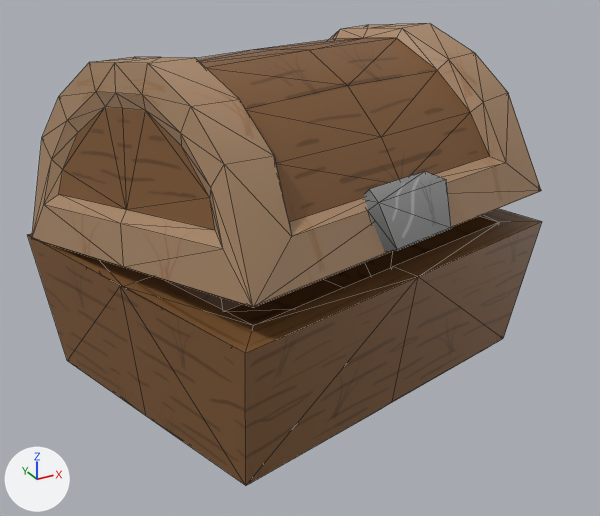
The FBX model Major Production - Team 1 Project - AIE/Assets/Models/chest/obj_chest_scare.fbx, before and after one commit.
The view is the same before and after, from a 50 mm lens placed at (-0.489, -0.722, 0.622), pointed at (0.017, 0.199, 0.162). The lights are fixed; the arrows at lower left show +X, +Y and +Z. Mesh edges are drawn as thin lines.

The first picture shows 'geo_chestBottom', 'geo_chestTop'.
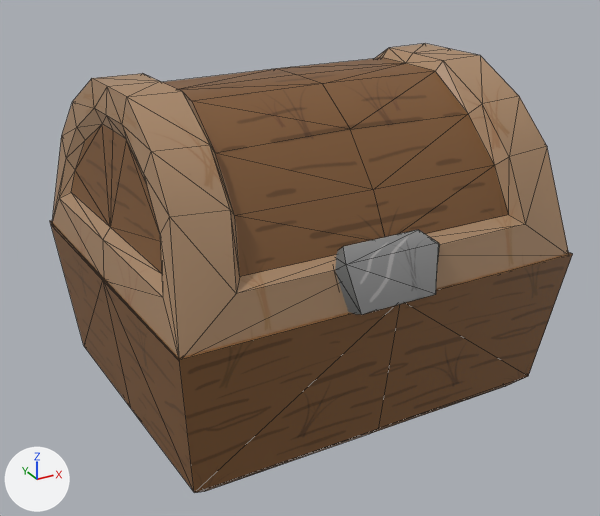
ob_grp_chest is not drawn itself; it is the parent of ob_geo_chestbottom, ob_geo_chesttop.

Boxes (x1, y1, x2, y2) around the edits, measured in the pictures (600 x 516 px):
'geo_chestTop', moved, turned: before (31, 23, 541, 307); after (52, 43, 569, 357)
'geo_chestBottom', moved, turned: before (27, 209, 542, 485); after (50, 221, 573, 493)

What changed in the scene script:
```text
Change ob_grp_chest:
    ob_grp_chest.location: (0.0, 0.242, 0.0) -> (0.000119, 0.185, 0.0)
    ob_grp_chest.rotation_euler: (1.571, 0.0, 0.0) -> (1.571, 0.0, -0.234)  # degrees (90, 0, 0) -> degrees (90, 0, -13)
Change ob_geo_chestbottom:
    ob_geo_chestbottom.location: (1.587, 10.46, 1.611) -> (0.965, 10.46, -0.884)
Change ob_geo_chesttop:
    ob_geo_chesttop.rotation_euler: (-0.113, 0.0237, 0.0132) -> (0.0, 0.0, 0.0)  # degrees (-6.5, 1.4, 0.8) -> degrees (0, 0, 0)
    ob_geo_chesttop.location: (-5.167, 20.18, -18.63) -> (-5.789, 20.18, -21.12)
```
